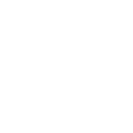
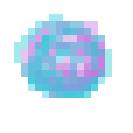
Layer changes from the first 133x133 image to the second:
added layer "sr_cavorite" above "sr_xerodine" over box(14, 14, 112, 98)
